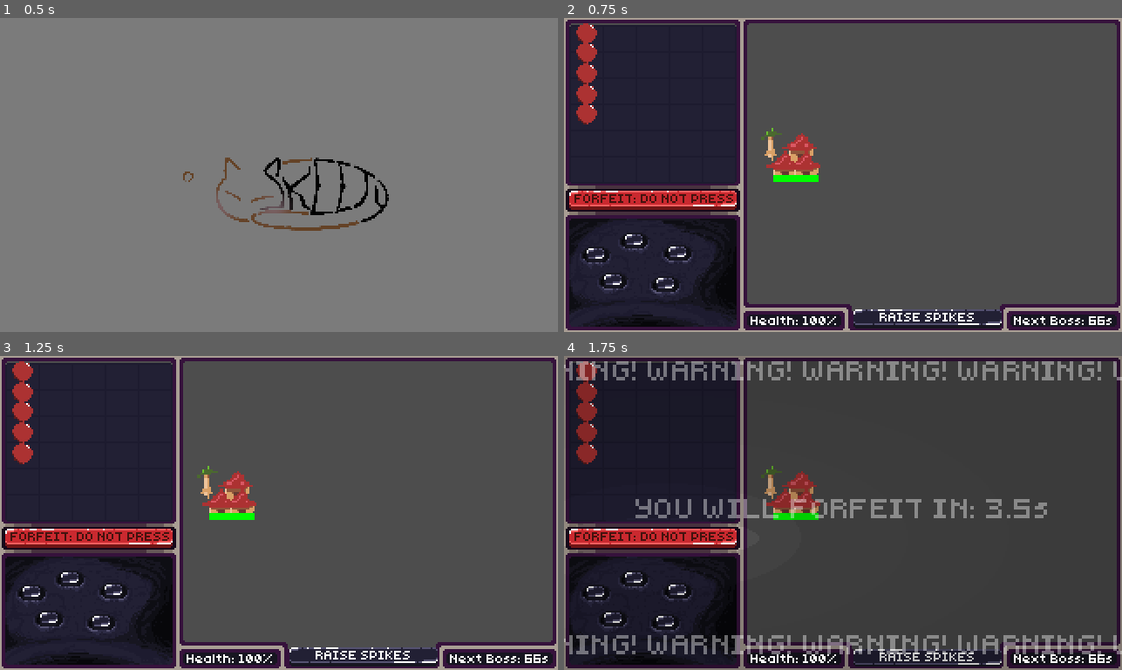
Above: before the commit, frames 1-4 (two rows, left to right).
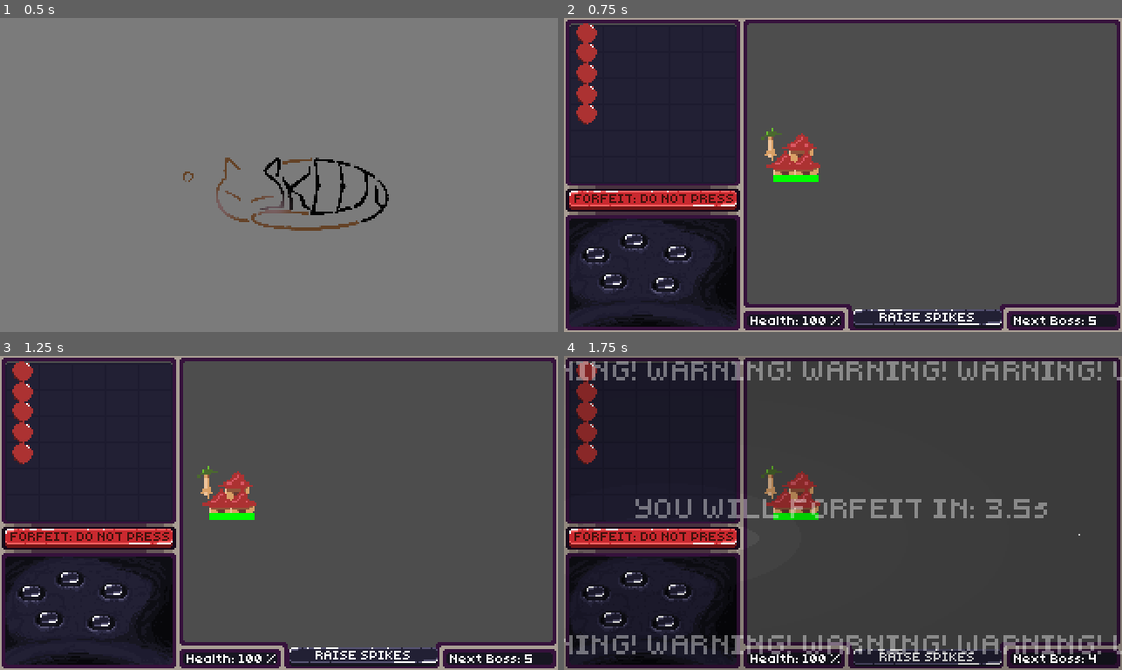
Above: after the commit, the same moments.

Repository: Team-Skeejy/ld55_summoning
Game: Godot game, scene res://scenes/roots/splash/splash_screen.tscn
Two runs of this game, one before a commit and one after it. Both use one fixed random seed, a clock stepped at 60 frames per second and the inputs below.
Inputs (mouse positions are in pixels of both pictures, inside the frame that each line leads up to):
- Up to frame 1 (0.5 s): no input
- Up to frame 2 (0.75 s): tap Enter at 0.5 s; move the mouse to (965, 159) at 0.52 s; tap Tab (Tab) at 0.6 s; click (965, 159) at 0.67 s
- Up to frame 3 (1.25 s): no input
- Up to frame 4 (1.75 s): tap Space at 1.25 s; drag from (653, 534) to (926, 654) at 1.27 s

Frame 1 is identical in both runs. In frame 2, less than 0.1% of the frame differs, in the area x 47-99%, y 95-98%; in frame 3, less than 0.1%; in frame 4, less than 0.1%, in the area x 47-99%, y 56-98%.

Commit message:
wired up bottom bar things

Diff:
--- a/scenes/roots/game/game.gd
+++ b/scenes/roots/game/game.gd
@@ -5,6 +5,7 @@
 @export var test_entity: PackedScene
 @export var ui: UI
 @export var dude_container: DudeContainer
+@export var wave_machine: WaveController
 @export var fade_transition: FadeTransition
 
 func _ready() -> void:
@@ -12,8 +13,8 @@
 
 
 func _process(_delta: float) -> void:
-	pass
-
+	ui.set_seconds_til_next_wave(int(wave_machine.boss_interval - wave_machine.boss_timer))
+	ui.set_health_as_percentage(dude_container.good_home.health) # fix this
 
 func spawn_entity() -> void:
 	#fetch from a drop table
--- a/scenes/roots/game/game.tscn
+++ b/scenes/roots/game/game.tscn
@@ -7,12 +7,13 @@
 [ext_resource type="PackedScene" uid="uid://cl7yrn5rqmw14" path="res://scenes/ui_entities/behaviours/WaveController.tscn" id="6_j4isa"]
 [ext_resource type="PackedScene" uid="uid://ckm3g6n5hhpn" path="res://scenes/ui_entities/base/ui_entity_draggable.tscn" id="8_shgoh"]
 
-[node name="Game" type="Node2D" node_paths=PackedStringArray("ui", "dude_container", "fade_transition")]
+[node name="Game" type="Node2D" node_paths=PackedStringArray("ui", "dude_container", "wave_machine", "fade_transition")]
 script = ExtResource("1_yek46")
 interval_spawn_rate = 2.0
 test_entity = ExtResource("8_shgoh")
 ui = NodePath("Ui")
 dude_container = NodePath("DudeContainer")
+wave_machine = NodePath("WaveController")
 fade_transition = NodePath("FadeTransition")
 
 [node name="DudeContainer" parent="." node_paths=PackedStringArray("good_home", "bad_home", "spawners") instance=ExtResource("5_pce2m")]
@@ -20,17 +21,20 @@
 bad_home = NodePath("Home2")
 spawners = [NodePath("Node2D"), NodePath("Node2D2"), NodePath("Node2D3")]
 
-[node name="Ui" parent="." node_paths=PackedStringArray("inventory", "alter", "end") instance=ExtResource("2_aqm0m")]
+[node name="Ui" parent="." node_paths=PackedStringArray("inventory", "alter", "end", "health_label", "wave_label") instance=ExtResource("2_aqm0m")]
 inventory = NodePath("Inventory")
 alter = NodePath("Alter")
 end = NodePath("End")
+health_label = NodePath("Node/Control/Health")
+wave_label = NodePath("Node/Control/Next Wave")
 
 [node name="FadeTransition" parent="." node_paths=PackedStringArray("animationPlayer") instance=ExtResource("2_8k2ii")]
 animationPlayer = NodePath("ColorRect/AnimationPlayer")
 
 [node name="WaveController" parent="." node_paths=PackedStringArray("dude_container") instance=ExtResource("6_j4isa")]
 dude_container = NodePath("../DudeContainer")
-mook_interval = 10.0
+mook_interval = 1.0
+boss_interval = 6.0
 wave_timer_reduction = 0.1
 
 [connection signal="dude_killed" from="DudeContainer" to="." method="_on_dude_container_dude_killed"]
--- a/scenes/ui_entities/ui/ui.gd
+++ b/scenes/ui_entities/ui/ui.gd
@@ -51,10 +51,10 @@
 
 
 func set_health_as_percentage(value: int) -> void:
-	health_label.text = "Health: {}%".format(value)
+	health_label.text = "Health: %s %%" % value
 
 func set_seconds_til_next_wave(value: int) -> void:
-	wave_label.text = "Next Boss: {}s".format(value)
+	wave_label.text = "Next Boss: %s" % value
 
 
 func _on_btn_raise_spikes_button_up() -> void:
--- a/scenes/ui_entities/ui/ui.tscn
+++ b/scenes/ui_entities/ui/ui.tscn
@@ -32,11 +32,13 @@
 [sub_resource type="RectangleShape2D" id="RectangleShape2D_4lw1g"]
 size = Vector2(99, 13)
 
-[node name="Ui" type="Node2D" node_paths=PackedStringArray("inventory", "alter", "end")]
+[node name="Ui" type="Node2D" node_paths=PackedStringArray("inventory", "alter", "end", "health_label", "wave_label")]
 script = ExtResource("1_3cdks")
 inventory = NodePath("Inventory")
 alter = NodePath("Alter")
 end = NodePath("End")
+health_label = NodePath("Node/Control/Health")
+wave_label = NodePath("Node/Control/Next Wave")
 
 [node name="Alter" parent="." node_paths=PackedStringArray("alter_buttons", "summon_area", "summoning_sprite") instance=ExtResource("1_yf748")]
 position = Vector2(0, 112)
@@ -156,6 +158,7 @@
 offset_bottom = 40.0
 
 [node name="Next Wave" type="Label" parent="Node/Control"]
+layout_mode = 0
 offset_left = 258.0
 offset_top = 170.0
 offset_right = 327.0
Not shown: 1 places in scenes/ui_entities/ui/ui.tscn that only renumber resources
